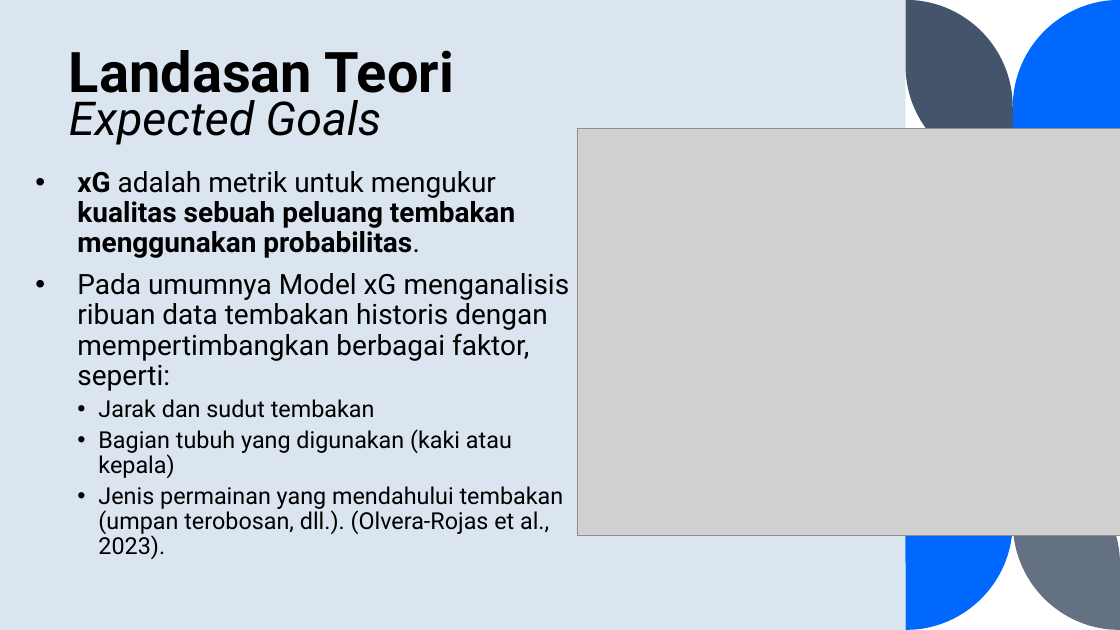
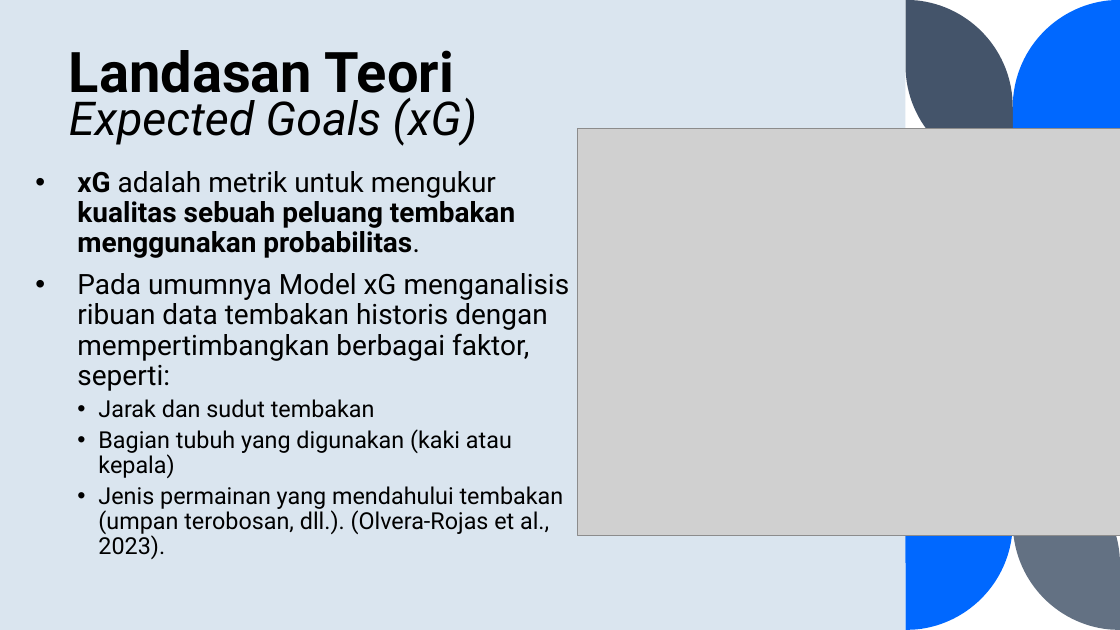
Before and after one commit to fadhilra101/skripsi, a slide deck: slide 9 of ppt/PPT SEMPRO FADHIL.pptx. Drawn at 1120x630 pixels with LibreOffice and Linux fonts; fonts in the diff are those of the drawing; grey boxes stand for pictures. Boxes give left, top, right and bottom in pixels: in the first picture for what was removed or moved away, otherwise in the second. Text is boxed around its words. In the diff, an @@ line names an element or a change of style, - is before the commit and + after.

```diff
--- a/ppt/PPT SEMPRO FADHIL.pptx
+++ b/ppt/PPT SEMPRO FADHIL.pptx
@@ text at (69, 92, 477, 145): text changed @@
-Expected Goals
+Expected Goals (xG)
```
Also in this commit, not shown: 9 other slides changed, 1 slide added, 1 other file.
